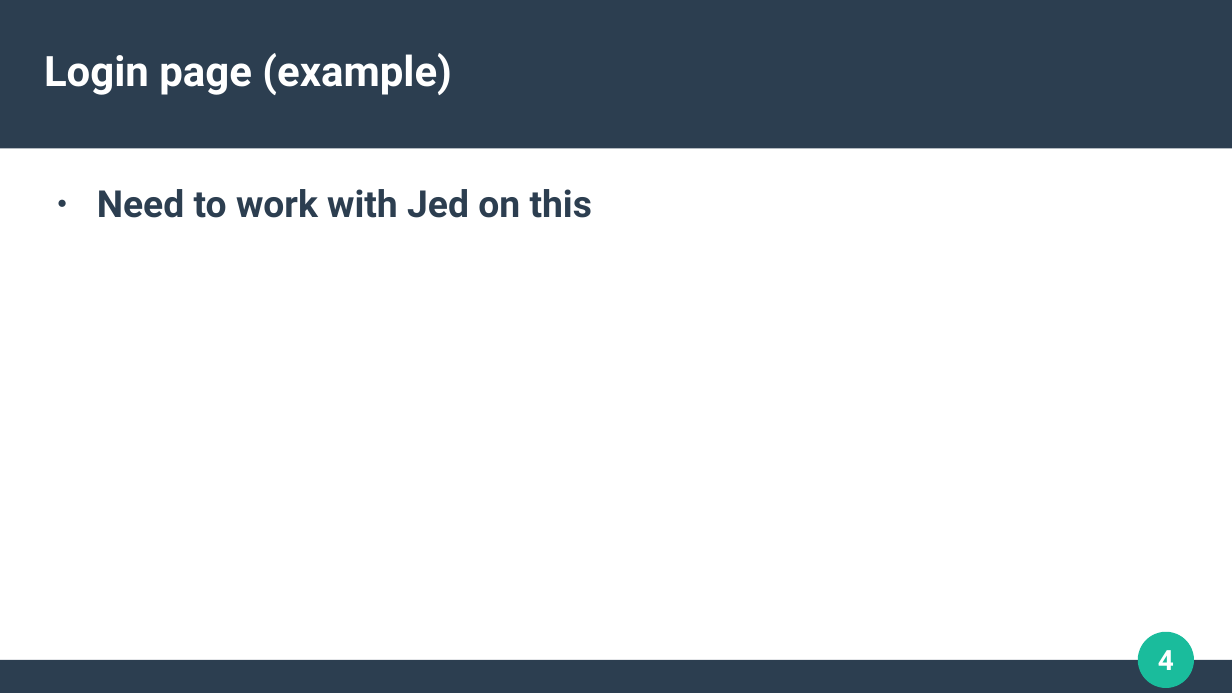
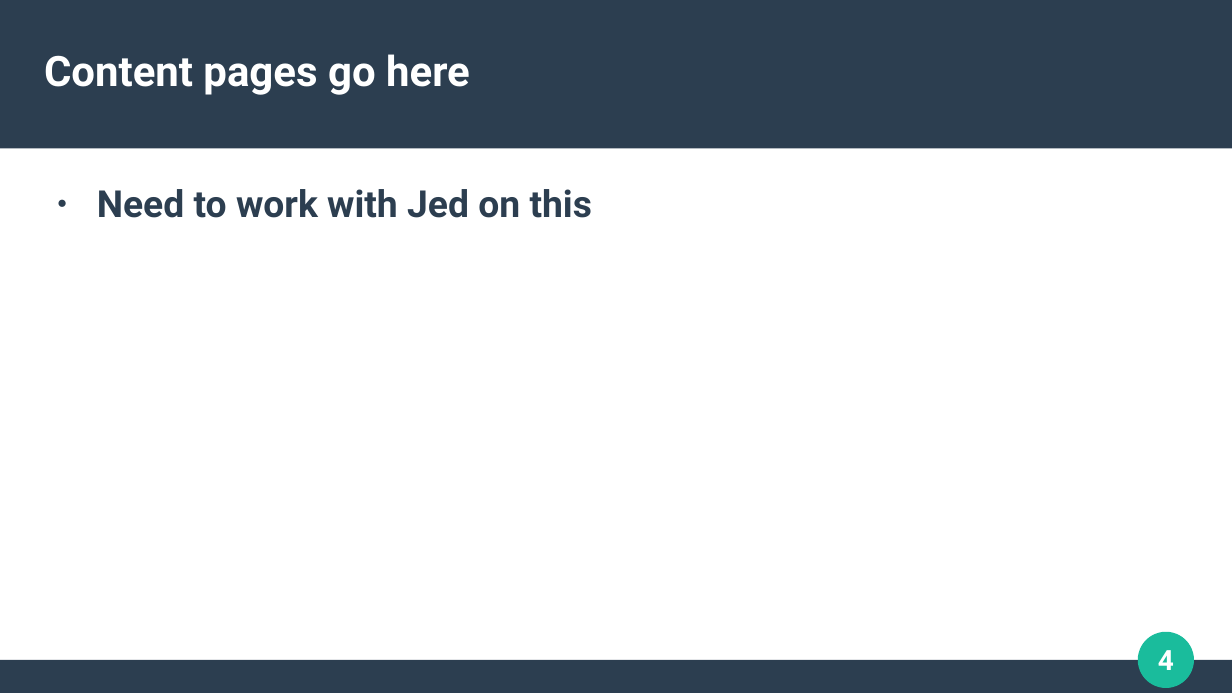
Before and after one commit to JedPattersonn/SHU-Project, a slide deck: slide 4 of doc/presentation.ppt. Drawn at 1232x693 pixels with LibreOffice and Linux fonts; fonts in the diff are those of the drawing. Boxes give left, top, right and bottom in pixels: in the first picture for what was removed or moved away, otherwise in the second. Text is boxed around its words. In the diff, an @@ line names an element or a change of style, - is before the commit and + after.

```diff
--- a/doc/presentation.ppt
+++ b/doc/presentation.ppt
@@ title at box(44, 54, 470, 95): text changed @@
-Login page (example)
+Content pages go here
```
Also in this commit, not shown: 1 slide added, 1 slide removed, 3 other files.
